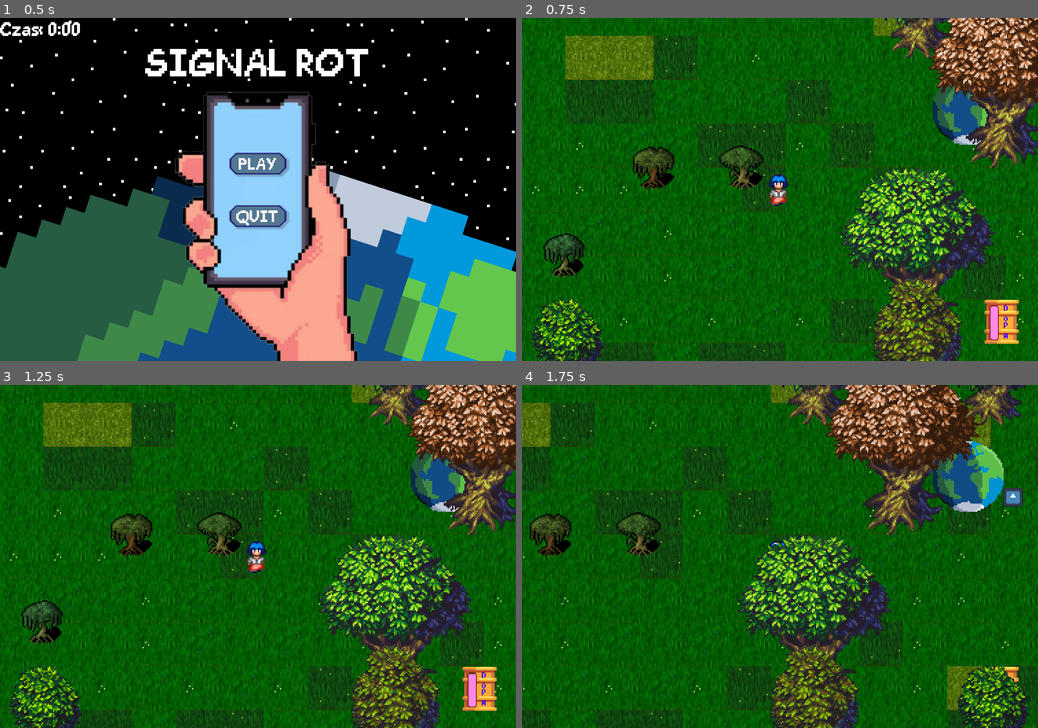
Above: before the commit, frames 1-4 (two rows, left to right).
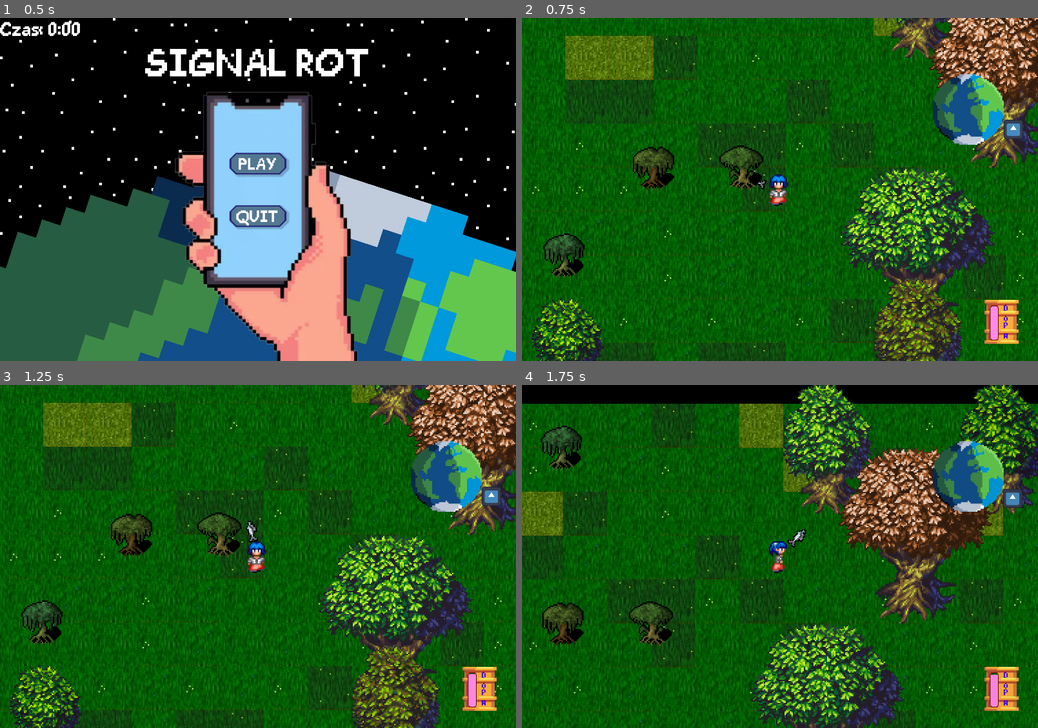
Above: after the commit, the same moments.

Repository: mikowy001/hackaton26
Game: Godot game, scene res://scenes/Main_Menu.tscn
Two runs of this game, one before a commit and one after it. Both use one fixed random seed, a clock stepped at 60 frames per second and the inputs below. The engine's default icon, where the game draws it, is replaced by a stand-in: a white triangle on a blue panel in a dark square.
Inputs:
- Up to frame 1 (0.5 s): no input
- Up to frame 2 (0.75 s): click "PLAY" at 0.5 s
- Up to frame 3 (1.25 s): no input
- Up to frame 4 (1.75 s): tap Enter at 1.25 s; hold D (move_right) from 1.28 s (still down); hold Space (spacja) from 1.28 s (still down)

Frame 1 is identical in both runs. In frame 2, 1.3% of the frame differs, in the area x 45-98%, y 16-51%; in frame 3, 1.3%; in frame 4, 54%, in the area x 0-100%, y 0-100%.

Commit message:
fihhhh

Diff:
--- a/scenes/Player/Player.tscn
+++ b/scenes/Player/Player.tscn
@@ -5,6 +5,7 @@
 [ext_resource type="Script" uid="uid://damtci6x00tvv" path="res://scenes/Player/sciemnianie.gd" id="2_dark"]
 [ext_resource type="PackedScene" uid="uid://ovts6dnrx0w5" path="res://scenes/ui/dopamine_bar.tscn" id="3_ved6o"]
 [ext_resource type="PackedScene" uid="uid://bu1amv7lvxoiy" path="res://scenes/ui/compass.tscn" id="4_xcisb"]
+[ext_resource type="Texture2D" uid="uid://3ec1yvy4ynk4" path="res://assets/ryba.png" id="6_socpp"]
 
 [sub_resource type="AtlasTexture" id="AtlasTexture_h00vy"]
 atlas = ExtResource("1_h00vy")
@@ -194,6 +195,7 @@
 [node name="Camera2D" type="Camera2D" parent="." unique_id=73176397]
 
 [node name="DopamineBar" parent="Camera2D" unique_id=1759574927 instance=ExtResource("3_ved6o")]
+z_index = 2
 offset_left = 153.0
 offset_top = 85.0
 offset_right = 153.0
@@ -201,8 +203,16 @@
 scale = Vector2(0.5, 0.5)
 
 [node name="Compass" parent="Camera2D" unique_id=40836165 instance=ExtResource("4_xcisb")]
+z_index = 2
 offset_left = 111.00001
 offset_top = -84.0
 offset_right = 111.00001
 offset_bottom = -84.0
 scale = Vector2(0.3, 0.3)
+
+[node name="ryba" type="TextureRect" parent="." unique_id=19497773]
+offset_left = -28.0
+offset_top = -8.0
+offset_right = -10.0
+offset_bottom = 8.0
+texture = ExtResource("6_socpp")
--- /dev/null
+++ b/scenes/Player/ryba.gd
@@ -0,0 +1,10 @@
+
+
+# Called when the node enters the scene tree for the first time.
+func _ready() -> void:
+	pass # Replace with function body.
+
+
+# Called every frame. 'delta' is the elapsed time since the previous frame.
+func _process(delta: float) -> void:
+	pass
--- a/scripts/mechanics/hotspot.gd
+++ b/scripts/mechanics/hotspot.gd
@@ -8,7 +8,7 @@
 
 var reallness = 0.2;
 
-var isThisPlayerInside = false;
+@export var isThisPlayerInside = false;
 
 func _on_body_entered(body: Node2D):
 	if(body.name == "Player"):
--- a/scripts/player/player.gd
+++ b/scripts/player/player.gd
@@ -2,11 +2,39 @@
 
 @export var speed: float = 166.0
 
+@export var orbit_radius: float = 19.0
+@export var orbit_speed: float = 2.0  # radians per second
+@export var fish_facing_offset: float = PI  # sprite's snout points away from the player
+
+@export var boost_speed: float = 400.0
+@export var boost_decay: float = 6.0  # higher = shorter hop
+@export var boost_cooldown: float = 0.25
+@export var min_dash_dopamine: float = 25.0  # 1/4 of the 100-point bar
+
+@export var hotspot_path: NodePath = ^"../Hotspot"
+
 @onready var animated_sprite = $AnimatedSprite2D
+@onready var ryba = $ryba
+@onready var hotspot = get_node_or_null(hotspot_path)
+@onready var dopamine_bar = $Camera2D/DopamineBar
 
 var last_direction = "walkDown"
+var orbit_angle: float = -3 * PI  # start on the left, where the fish was placed
+var boost_velocity := Vector2.ZERO
+var boost_requested := false
+var boost_cooldown_left: float = 0.0
 
-func _physics_process(_delta):
+func _unhandled_input(event: InputEvent) -> void:
+	if event.is_action_pressed("spacja"):
+		boost_requested = true
+
+func _process(delta: float) -> void:
+	orbit_angle += orbit_speed * delta
+	ryba.position = Vector2.RIGHT.rotated(orbit_angle) * orbit_radius - ryba.size * 0.5
+	ryba.pivot_offset = ryba.size * 0.5
+	ryba.rotation = orbit_angle + fish_facing_offset
+
+func _physics_process(delta: float) -> void:
 	var direction = Input.get_vector(
 		"move_left",
 		"move_right",
@@ -15,6 +43,19 @@
 	)
 
 	velocity = direction * speed
+
+	boost_cooldown_left = maxf(boost_cooldown_left - delta, 0.0)
+	if boost_requested:
+		boost_requested = false
+		var inside_hotspot: bool = hotspot != null and bool(hotspot.isThisPlayerInside)
+		var has_enough_dopamine: bool = dopamine_bar != null and float(dopamine_bar.get_dopamine()) >= min_dash_dopamine
+		if boost_cooldown_left <= 0.0 and not inside_hotspot and has_enough_dopamine:
+			# The sprite's snout is the opposite of the node's +X, so the dash
+			# uses the raw orbit angle: that is the radial "away from player" direction.
+			boost_velocity = Vector2.RIGHT.rotated(orbit_angle) * boost_speed
+			boost_cooldown_left = boost_cooldown
+
+	velocity += boost_velocity
 
 	if direction != Vector2.ZERO:
 		if abs(direction.x) > abs(direction.y):
@@ -33,3 +74,4 @@
 		animated_sprite.stop()
 
 	move_and_slide()
+	boost_velocity *= exp(-boost_decay * delta)
Binary file added: assets/ryba.png
Not shown, added: assets/ryba.png.import
Not shown, added: scenes/Player/ryba.gd.uid
